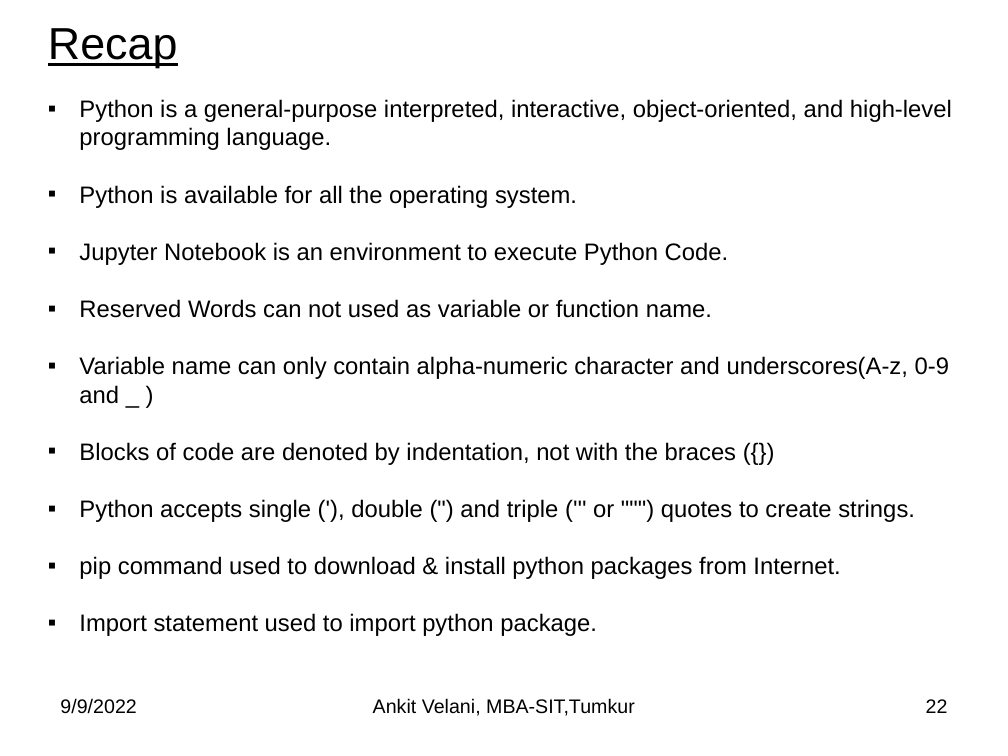
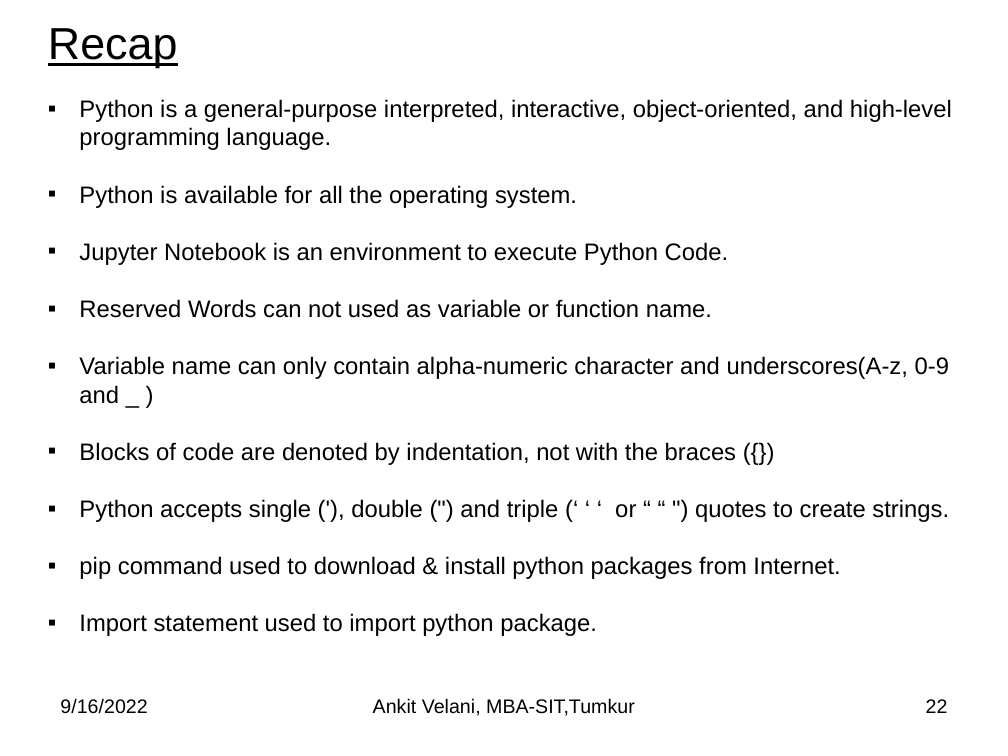
Before and after one commit to sitmbadept/sitmbadept.github.io, a slide deck: slide 22 of BDTM/Python/Unit-4-Python-Programming.pptx. Drawn at 1008x756 pixels with LibreOffice and Linux fonts; fonts in the diff are those of the drawing. Boxes give left, top, right and bottom in pixels: in the first picture for what was removed or moved away, otherwise in the second. Text is boxed around its words. In the diff, an @@ line names an element or a change of style, - is before the commit and + after.

```diff
--- a/BDTM/Python/Unit-4-Python-Programming.pptx
+++ b/BDTM/Python/Unit-4-Python-Programming.pptx
@@ text at (79, 499, 949, 522): text changed @@
-▪ Python accepts single ('), double (") and triple (''' or """) quotes to create strings.
+▪ Python accepts single ('), double (") and triple (‘ ‘ ‘ or “ “ ") quotes to create strings.
@@ text at (60, 698, 147, 714): text changed @@
-9/9/2022
+9/16/2022
```
Also in this commit, not shown: 20 other slides changed, 42 slides added, 1 other file.
